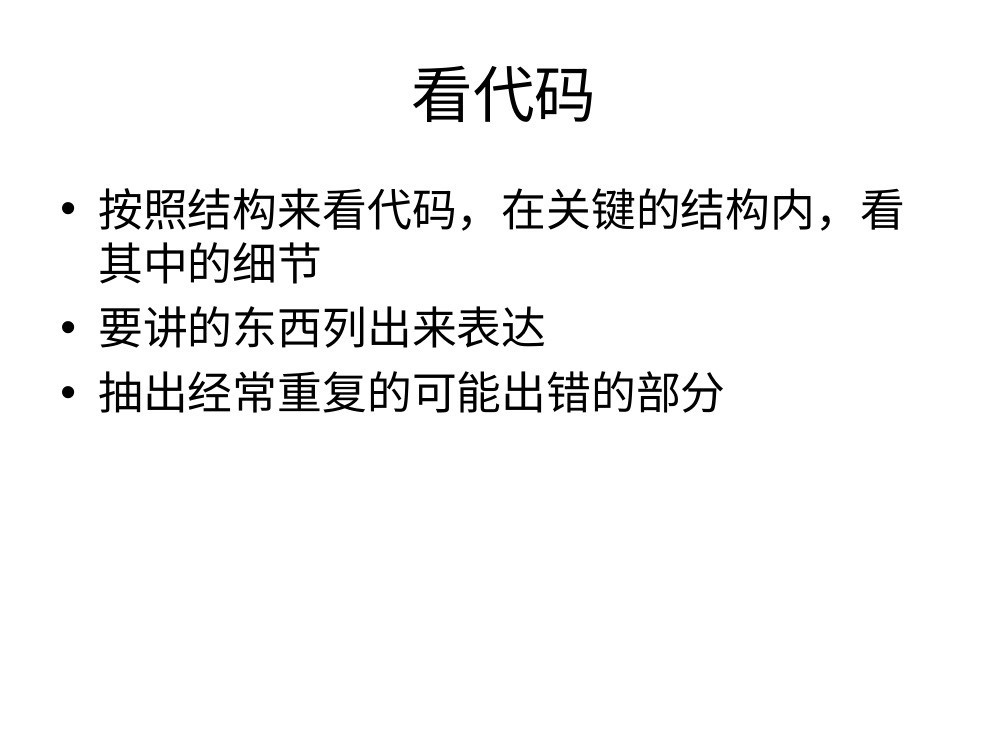
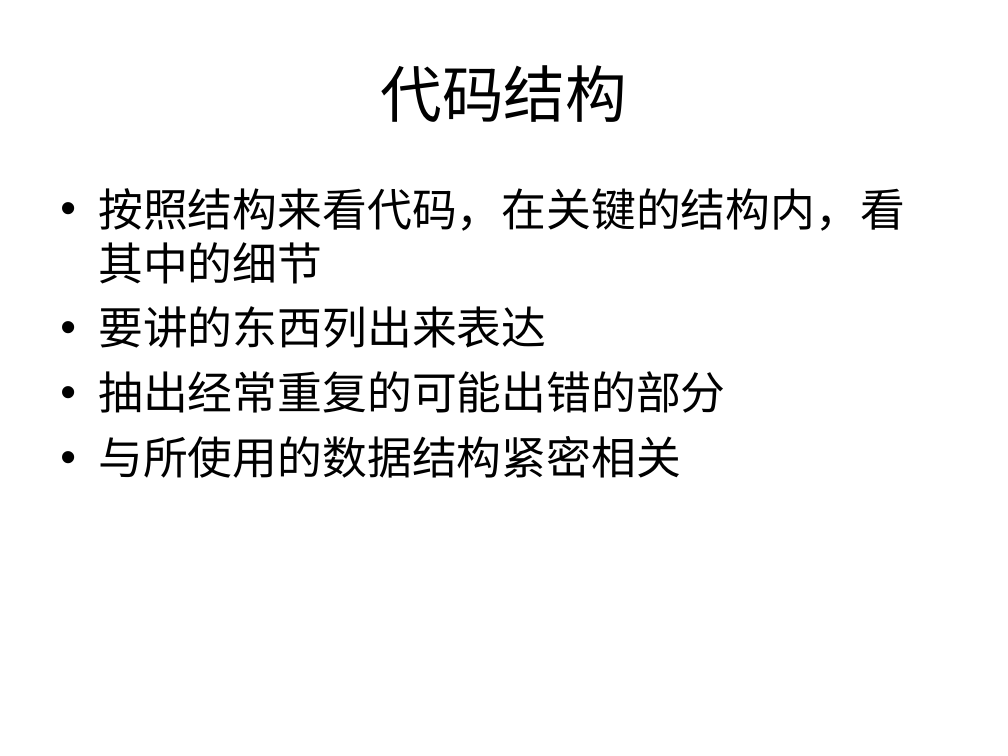
Before and after one commit to houjingbiao/leetcode, a slide deck: slide 9 of solutions/00conclusion.ppt (slide 5 before the commit). Drawn at 1008x756 pixels with LibreOffice and Linux fonts; fonts in the diff are those of the drawing. Boxes give left, top, right and bottom in pixels: in the first picture for what was removed or moved away, otherwise in the second. Text is boxed around its words. In the diff, an @@ line names an element or a change of style, - is before the commit and + after.

```diff
--- a/solutions/00conclusion.ppt
+++ b/solutions/00conclusion.ppt
@@ title at box(381, 65, 627, 122): text changed @@
-看代码
+代码结构
@@ text at box(98, 436, 681, 478): paragraph added @@
+• 与所使用的数据结构紧密相关
```
Also in this commit, not shown: 12 other slides changed, 6 slides removed.
